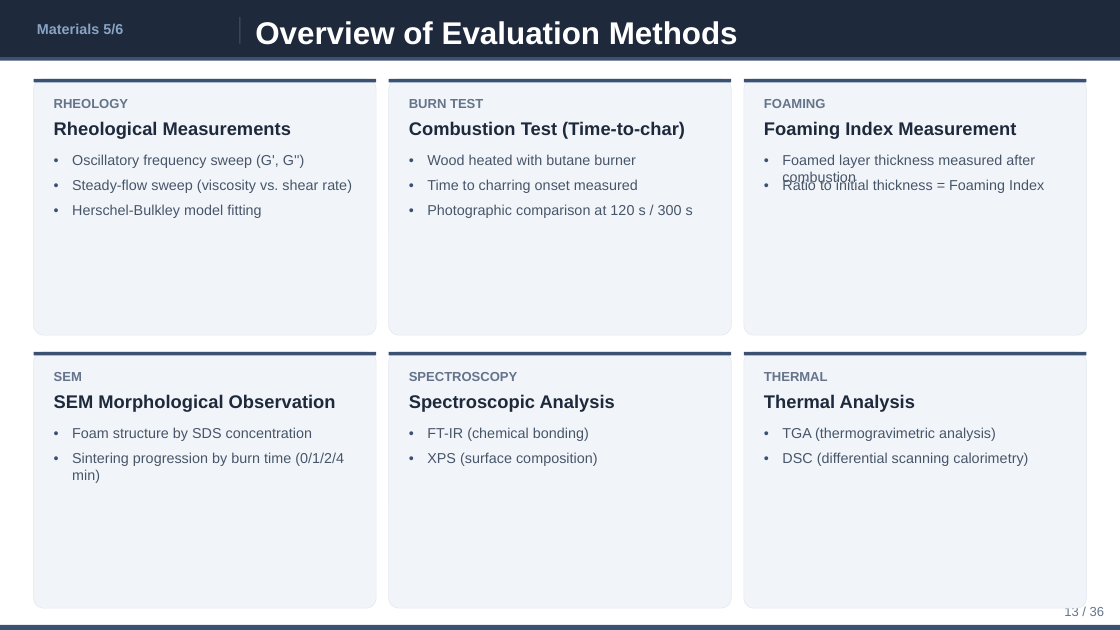
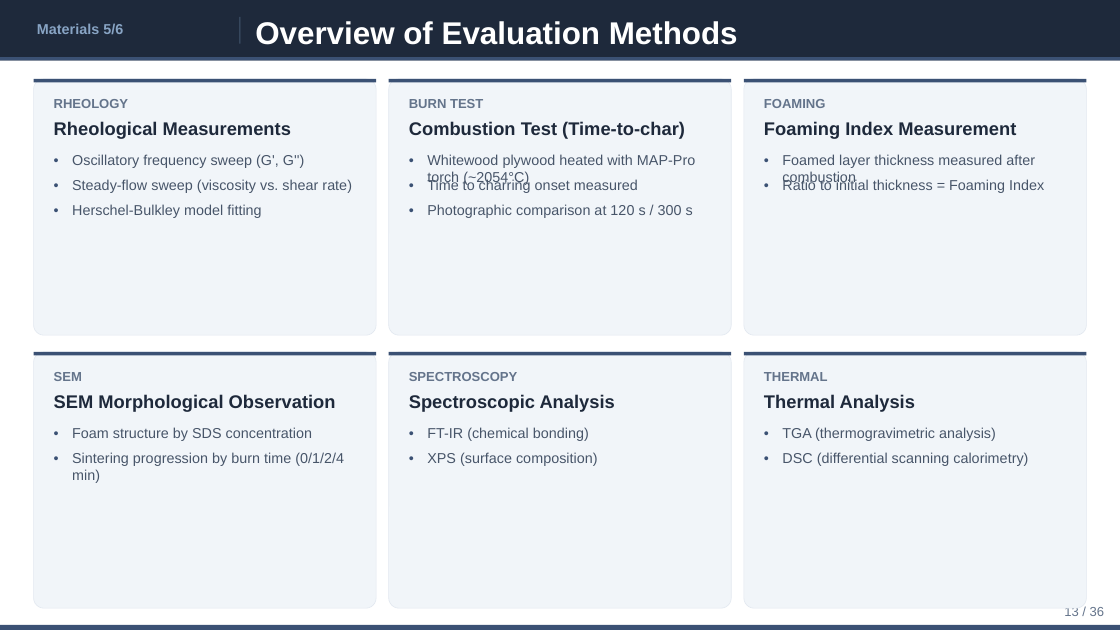
Before and after one commit to ytaisei0525-design/my-first-claude, a slide deck: slide 13 of slides_en.pptx. Drawn at 1120x630 pixels with LibreOffice and Linux fonts; fonts in the diff are those of the drawing. Boxes give left, top, right and bottom in pixels: in the first picture for what was removed or moved away, otherwise in the second. Text is boxed around its words. In the diff, an @@ line names an element or a change of style, - is before the commit and + after.

```diff
--- a/slides_en.pptx
+++ b/slides_en.pptx
@@ text at (427, 154, 695, 186): text changed @@
-Wood heated with butane burner
+Whitewood plywood heated with MAP-Pro torch (~2054°C)
```
Also in this commit, not shown: 15 other slides changed, 1 slide added, 1 slide removed, 1 other file.
